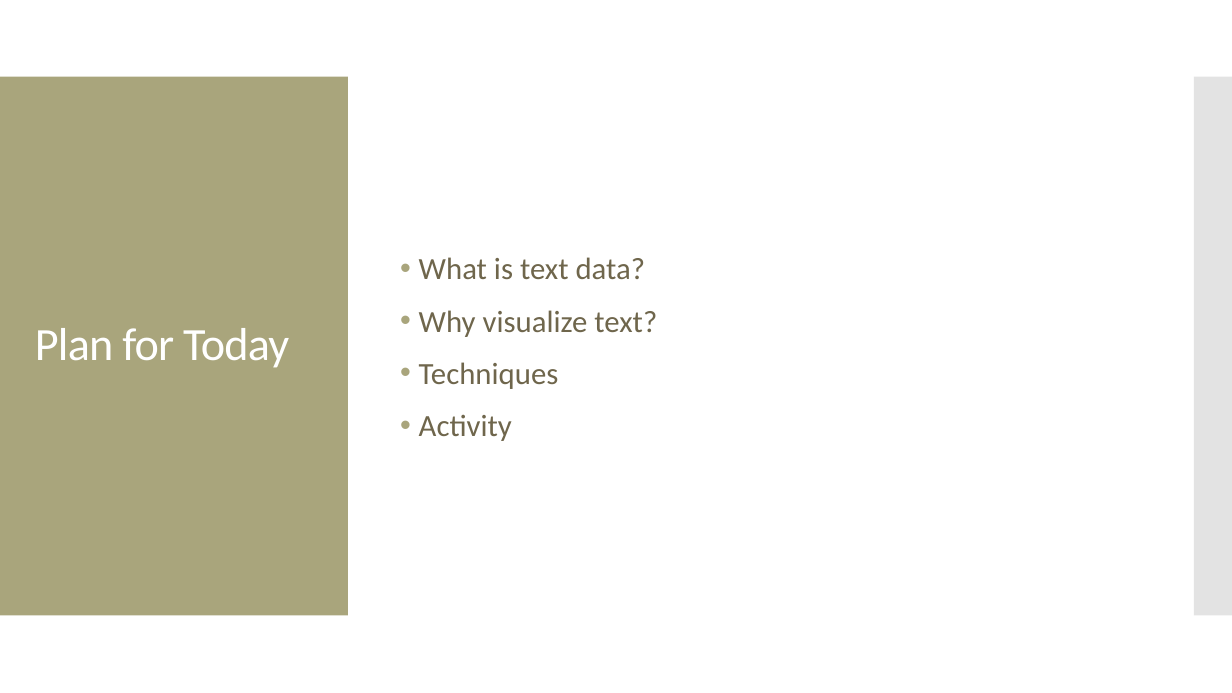
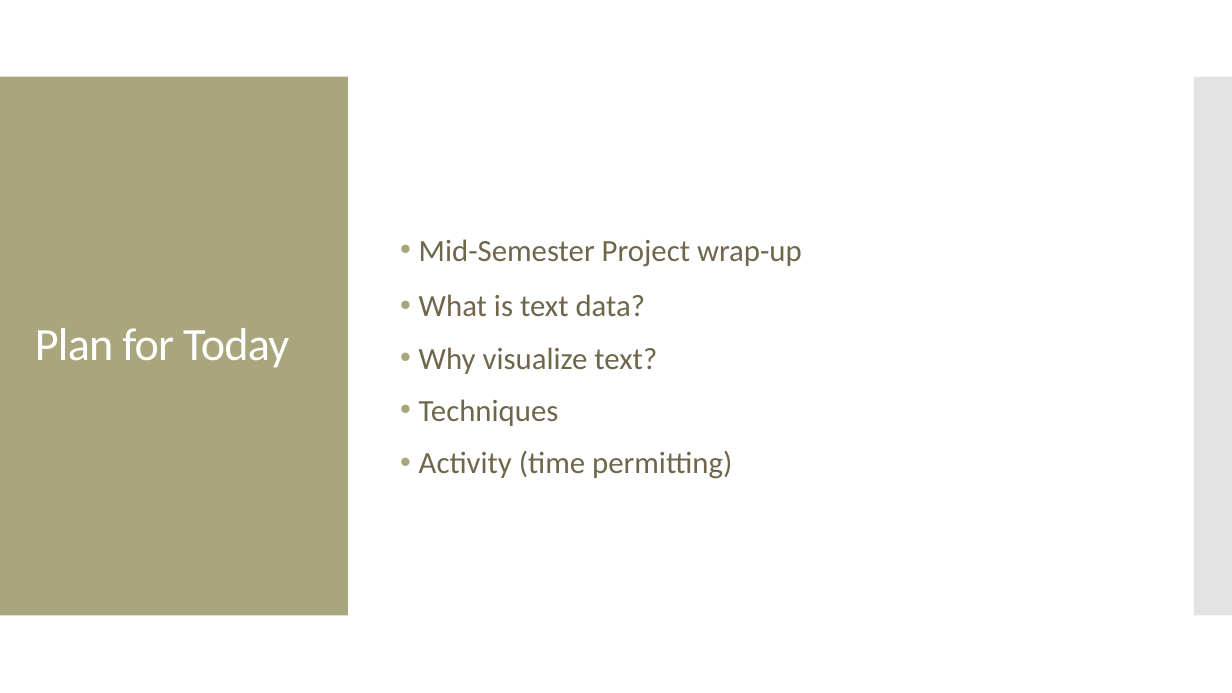
Before and after one commit to amosca01/SDS-CSC109, a slide deck: slide 2 of slides/13-text.pptx. Drawn at 1232x693 pixels with LibreOffice and Linux fonts; fonts in the diff are those of the drawing. Boxes give left, top, right and bottom in pixels: in the first picture for what was removed or moved away, otherwise in the second. Text is boxed around its words. In the diff, an @@ line names an element or a change of style, - is before the commit and + after.

```diff
--- a/slides/13-text.pptx
+++ b/slides/13-text.pptx
@@ text at [419, 239, 802, 267]: paragraph added @@
+• Mid-Semester Project wrap-up
@@ text at [419, 294, 646, 316]: line spacing 1 to 1.5 @@
@@ text at [419, 451, 732, 479]: text changed @@
-• Activity
+• Activity (time permitting)
```
Also in this commit, not shown: 2 other slides changed, 6 slides added, 2 slides removed, 3 other files.
